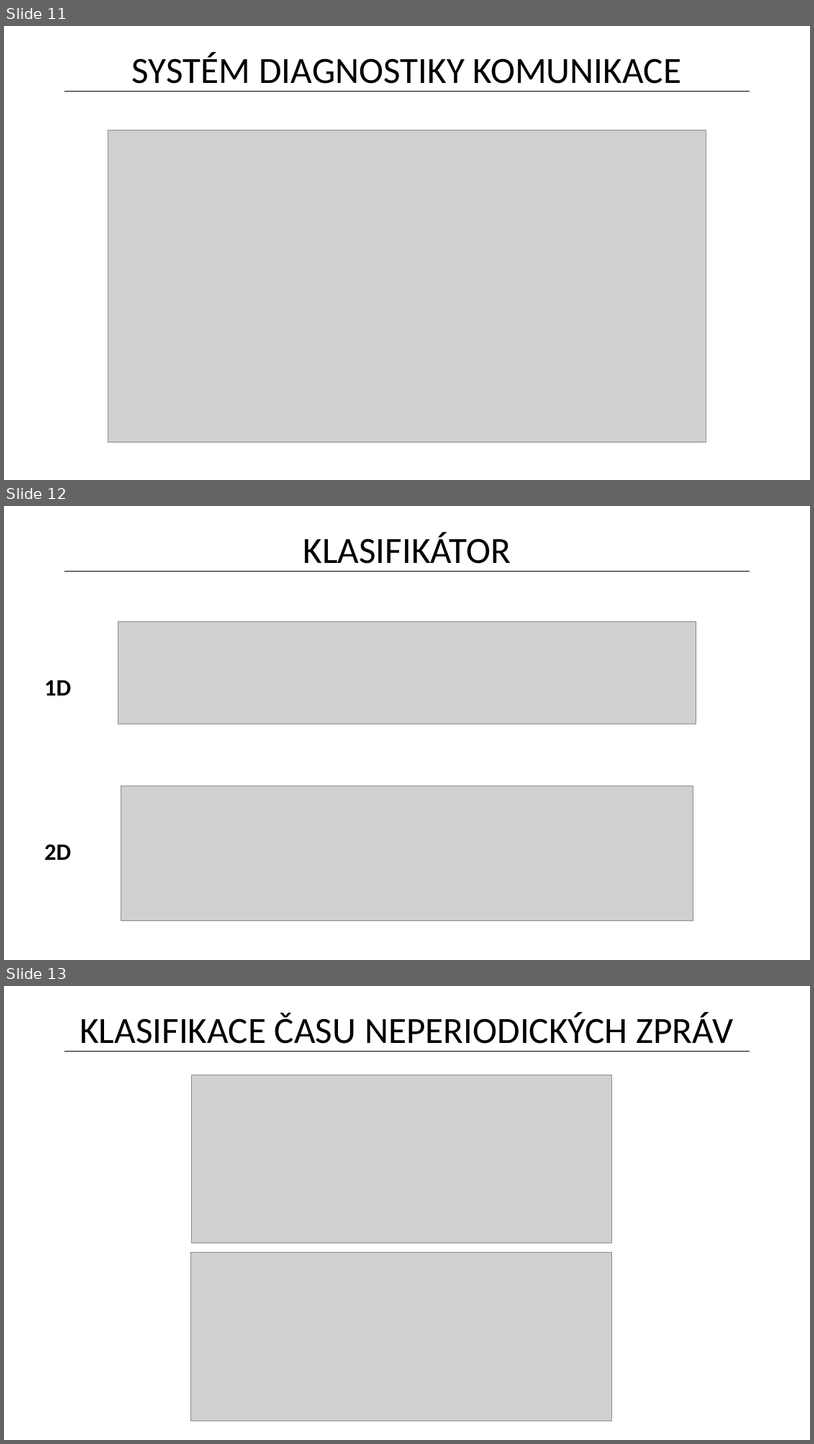
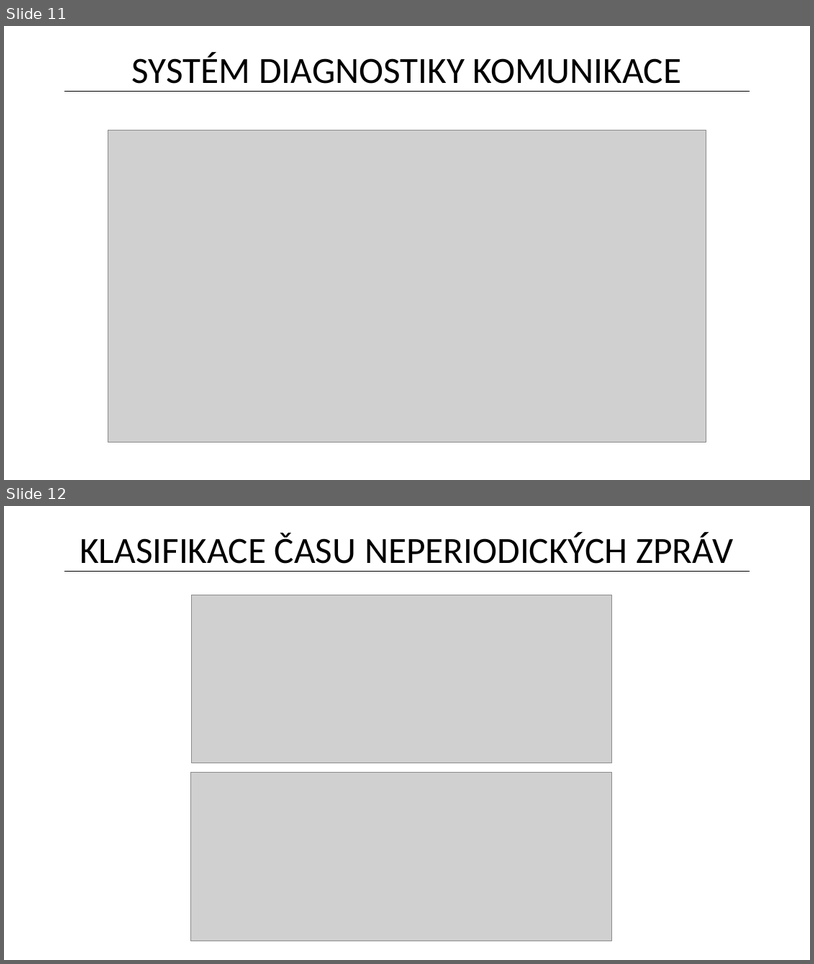
Before and after one commit to kitt10/iot, a slide deck: egs/smarthome/doc/presentation/main.pptx. Shown one above the other, each under a label of ours: slides 11, 12 and 13 before the commit, slides 11 and 12 after it. The pictures are 814x1444 and 814x964 pixels, drawn with LibreOffice and Linux fonts; fonts in the diff are those of the drawing; grey boxes stand for pictures. Boxes give left, top, right and bottom in pixels: in the first picture for what was removed or moved away, otherwise in the second. Text is boxed around its words. In the diff, an @@ line names an element or a change of style, - is before the commit and + after.

```diff
--- a/egs/smarthome/doc/presentation/main.pptx
+++ b/egs/smarthome/doc/presentation/main.pptx
@@ slide 12 removed at (4,506,810,960), background #FFFFFF @@
@@ title removed at (303,532,511,572) @@
-KLASIFIKÁTOR
@@ line removed from (64, 572) to (751, 572) @@
@@ picture removed at (118,621,697,723) @@
@@ text removed at (44,680,71,695) @@
-1D
@@ picture removed at (121,785,694,920) @@
@@ text removed at (44,844,71,860) @@
-2D
@@ what was slide 13 is now slide 12 @@
```
Also in this commit, not shown: 1 slide changed, 1 other file.
